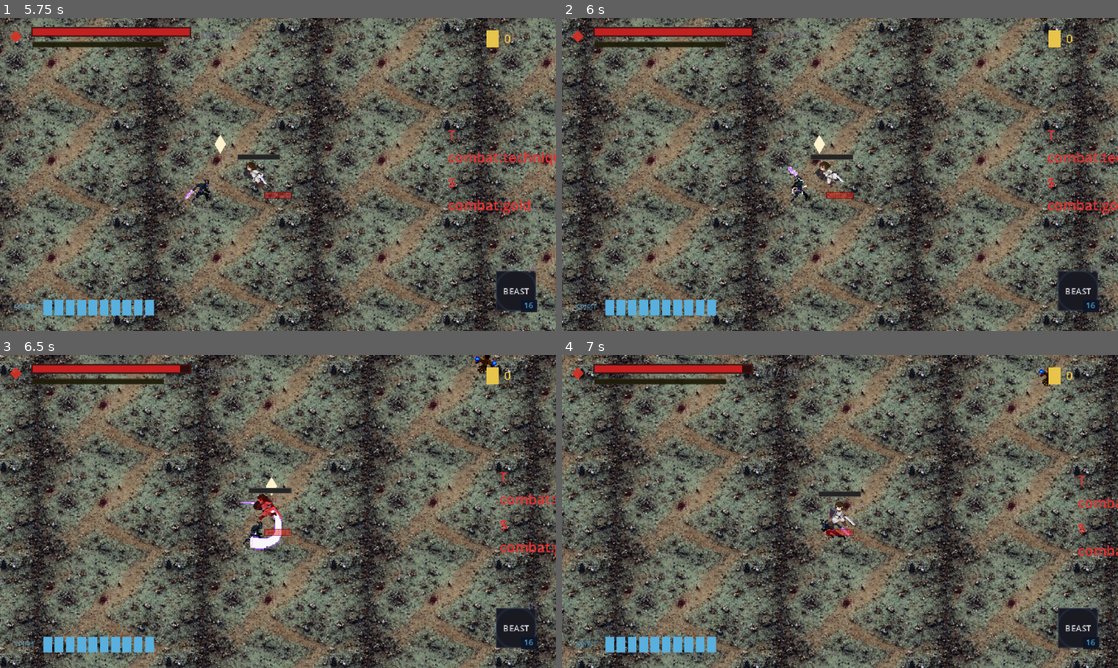
Above: before the commit, frames 1-4 (two rows, left to right).
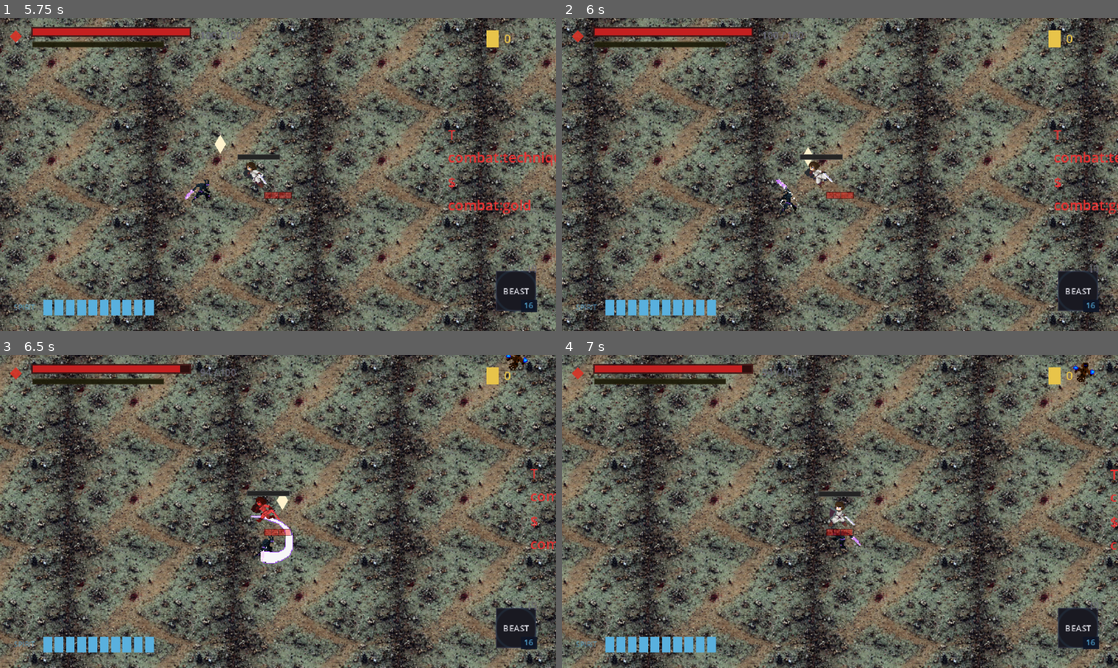
Above: after the commit, the same moments.

Repository: seancl8611/oathbound
Game: Godot game, scene res://TitleScreen/menu.tscn
Two runs of this game, one before a commit and one after it. Both use one fixed random seed, a clock stepped at 60 frames per second and the inputs below. Sound files missing from this copy of the repository are replaced by a short silence.
Inputs (mouse positions are in pixels of both pictures, inside the frame that each line leads up to):
- Up to frame 1 (5.75 s): click "New Game" at 0.5 s; click "Slot 1 • 0h 00m First Attempt…" at 1.25 s; click "Cancel" at 2 s; click "Slot 2 Empty" at 2.75 s; tap Enter (ui_accept) at 3.5, 3.77, 4.52 s; move the mouse to (250, 237) at 3.52 s; press the mouse at (250, 237) at 3.53 s; hold W (up) 3.53-5.03 s; move the mouse to (444, 221) at 4.27 s; release the mouse at (444, 221) at 4.28 s; click (444, 221) at 4.35 s; move the mouse to (111, 127) at 5.02 s; press the mouse at (111, 127) at 5.03 s; hold A (left) from 5.03 s (still down); tap Space (dash) at 5.1 s
- Up to frame 2 (6 s): keep holding A (left); move the mouse to (867, 174) at 5.77 s; release the mouse at (867, 174) at 5.78 s; tap E (execute_finisher) at 5.85 s
- Up to frame 3 (6.5 s): keep holding A (left); tap Enter (ui_accept) at 6.02 s; click (305, 511) at 6.05 s
- Up to frame 4 (7 s): move the mouse to (756, 433) at 6.52 s; release A (left) at 6.53 s; hold S (down) from 6.53 s (still down); hold Right mouse button (parry) from 6.53 s (still down); tap Enter (ui_accept) at 6.77 s; click (756, 433) at 6.8 s

Frame 1 is identical in both runs. In frame 2, 54% of the frame differs, in the area x 0-100%, y 0-100%; in frame 3, 68%; in frame 4, 68%.

Commit message:
fix: depenetrate sticky top-down enemy bodies

Diff:
--- a/game/oathbound/Core/Combat/EnemyBodyClearanceRuntime.gd
+++ b/game/oathbound/Core/Combat/EnemyBodyClearanceRuntime.gd
@@ -3,23 +3,29 @@
 ## Shared physical-overlap guard for player-facing enemy bodies.
 ##
 ## September 3-4 telemetry repeatedly sampled moving bosses deep inside the player's
-## physical body (roughly 12-15 px center distance where the authored body extents are
-## about 30 px). The attack Area2Ds should be allowed to reach the player; the enemy
-## CharacterBody2D itself should not continue driving through or pinning the player.
+## physical body. The September 4 full-run telemetry also captured a stronger solver
+## failure: Rotwood Host reported zero authored velocity for several seconds while its
+## world position was carried almost exactly with the moving Player at ~23-26 px. That
+## means Godot's CharacterBody contact recovery itself can keep two top-down bodies
+## glued together even after the enemy stops driving inward.
 ##
 ## This guard is deliberately geometric rather than balance-driven:
-## - clearance is derived from the live root CollisionShape2D extents;
+## - clearance is derived from the live root CollisionShape2D extents plus a small
+##   top-down body buffer supported by the observed sticky-contact distance;
+## - enemy CharacterBody2D motion mode is normalized to FLOATING for top-down combat;
 ## - attack damage/range/timing/selection are untouched;
-## - only enemy-driven inward motion is corrected;
+## - inward enemy velocity is removed when present;
+## - existing penetration is corrected even when authored enemy velocity is zero;
 ## - deathblow-ready/dead enemies are skipped so finishers are not repositioned.
 
 const MAX_POSITION_CORRECTION_PER_TICK: float = 10.0
 const PENETRATION_EPSILON: float = 0.5
+const BODY_CLEARANCE_BUFFER: float = 8.0
 
 
 func _ready() -> void:
 	# Run after ordinary enemy physics so this observes the position produced by the
-	# enemy's authored movement for the current physics tick.
+	# enemy's authored movement and Godot contact recovery for the current physics tick.
 	process_priority = 1000
 
 
@@ -44,6 +50,12 @@
 			continue
 
 		var enemy := enemy_value as CharacterBody2D
+		# All current combat is top-down. Leaving imported/bespoke enemies in the
+		# CharacterBody2D default grounded mode gives Godot platform-style floor/wall
+		# contact classification that can contribute to sticky body recovery.
+		if enemy.motion_mode != CharacterBody2D.MOTION_MODE_FLOATING:
+			enemy.motion_mode = CharacterBody2D.MOTION_MODE_FLOATING
+
 		if _should_skip_enemy(enemy):
 			continue
 
@@ -53,7 +65,7 @@
 
 		var to_player := player_body.global_position - enemy.global_position
 		var dist := to_player.length()
-		var clearance := player_extent + enemy_extent
+		var clearance := player_extent + enemy_extent + BODY_CLEARANCE_BUFFER
 		if dist >= clearance - PENETRATION_EPSILON:
 			continue
 
@@ -63,16 +75,19 @@
 		elif enemy.velocity.length_squared() > 0.001:
 			toward_player = enemy.velocity.normalized()
 		else:
-			continue
+			# Perfectly coincident stationary bodies have no stable geometric direction.
+			# Use a deterministic axis rather than leaving them permanently interpenetrating.
+			toward_player = Vector2.RIGHT
 
-		# Do not make the player shove stationary/retreating enemies around. This guard
-		# only repairs penetration caused by the enemy moving into the player.
+		# If authored movement is still driving into Akio, remove only that inward
+		# component. Retreating/tangential authored movement is preserved.
 		var inward_speed := enemy.velocity.dot(toward_player)
-		if inward_speed <= 0.01:
-			continue
+		if inward_speed > 0.01:
+			enemy.velocity -= toward_player * inward_speed
 
-		enemy.velocity -= toward_player * inward_speed
-
+		# Crucially, do not require positive authored velocity before depenetrating.
+		# Godot can carry a zero-velocity CharacterBody along another moving body during
+		# collision recovery; the Rotwood full-run capture reproduced exactly that case.
 		var penetration := clearance - dist
 		var correction := minf(penetration, MAX_POSITION_CORRECTION_PER_TICK)
 		enemy.global_position -= toward_player * correction
